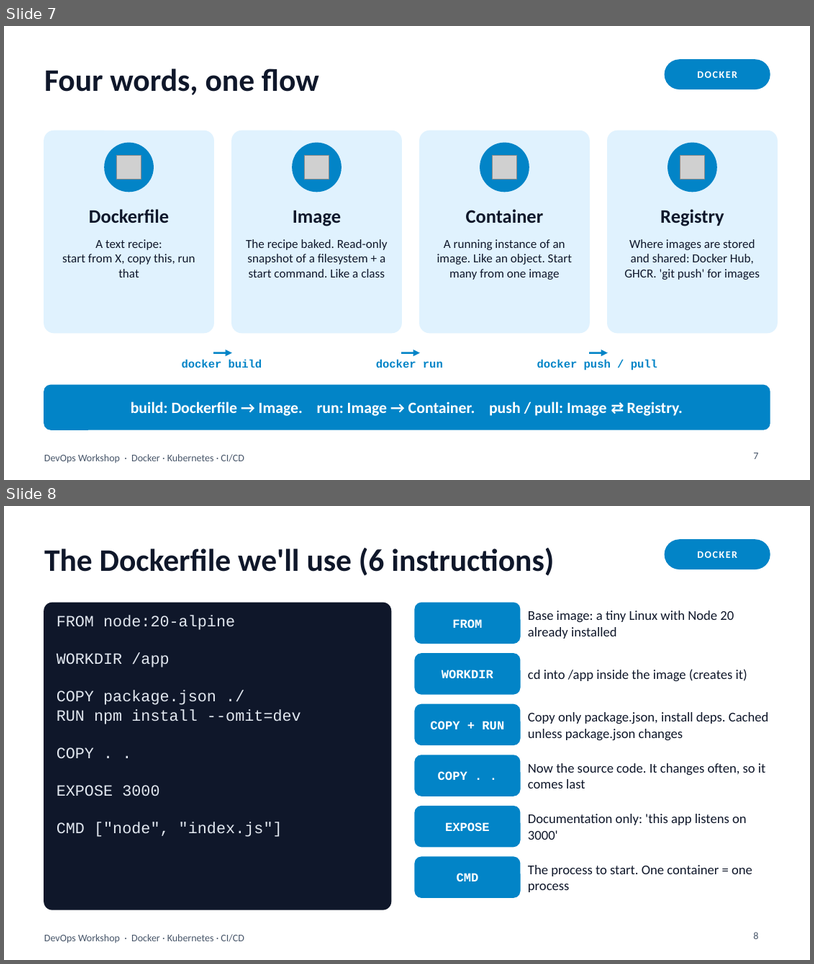
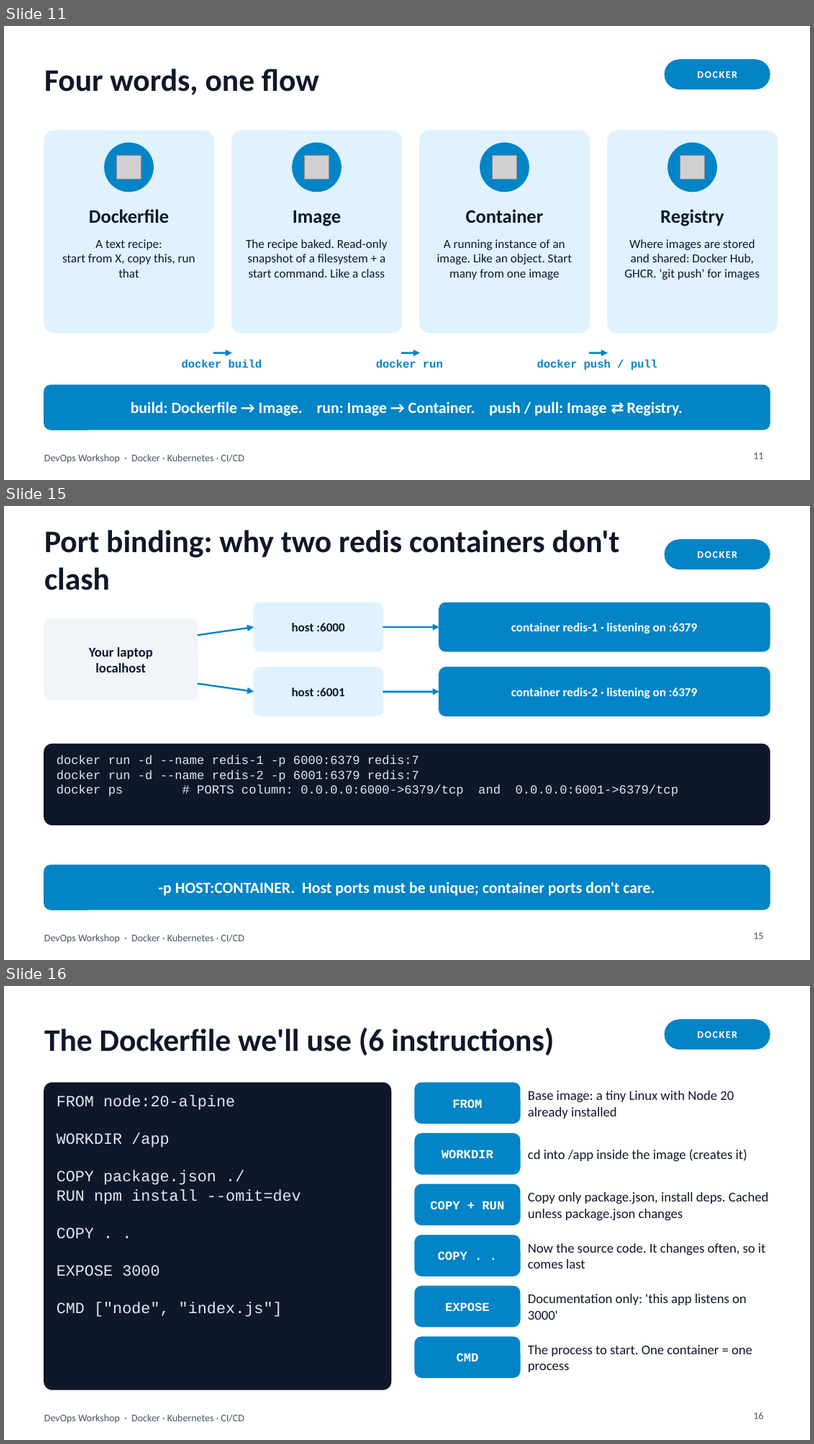
Before and after one commit to Atomiicradius/devops-session-10-26, a slide deck: slides/devops-workshop.pptx. Shown one above the other, each under a label of ours: slides 7 and 8 before the commit, slides 11, 15 and 16 after it; the slides between them are not shown. The pictures are 814x964 and 814x1444 pixels, drawn with LibreOffice and Linux fonts; fonts in the diff are those of the drawing; grey boxes stand for pictures. Boxes give left, top, right and bottom in pixels: in the first picture for what was removed or moved away, otherwise in the second. Text is boxed around its words. In the diff, an @@ line names an element or a change of style, - is before the commit and + after.

```diff
--- a/slides/devops-workshop.pptx
+++ b/slides/devops-workshop.pptx
@@ slide 15 added at <box>4,506,810,960</box>, background #FFFFFF; not listed: 1 template element that a slide beside it also shows @@
@@ title added at <box>44,530,620,590</box>, 28 pt, text #0F172A, bold @@
+Port binding: why two redis containers don't clash
@@ rounded rectangle added at <box>665,540,770,569</box>, fill #0284C7, outline #0284C7 1 pt @@
@@ text added at <box>697,551,738,558</box>, 9 pt, text #FFFFFF, bold @@
+DOCKER
@@ rounded rectangle added at <box>254,602,383,651</box>, fill #E0F2FE, outline #E0F2FE 1 pt @@
@@ rounded rectangle added at <box>440,602,770,651</box>, fill #0284C7, outline #0284C7 1 pt @@
@@ rounded rectangle added at <box>44,619,198,700</box>, fill #F1F5F9, outline #F1F5F9 1 pt @@
@@ arrow added from (198, 635) to (254, 627), #0284C7 1.5 pt @@
@@ text added at <box>292,623,345,631</box>, 11 pt, text #0F172A, bold @@
+host :6000
@@ arrow added from (383, 627) to (440, 627), #0284C7 1.5 pt @@
@@ text added at <box>512,623,697,633</box>, 11 pt, text #FFFFFF, bold @@
+container redis-1 · listening on :6379
@@ text added at <box>89,647,153,672</box>, 12 pt, text #0F172A, bold @@
+Your laptop
+localhost
@@ rounded rectangle added at <box>254,667,383,716</box>, fill #E0F2FE, outline #E0F2FE 1 pt @@
@@ rounded rectangle added at <box>440,667,770,716</box>, fill #0284C7, outline #0284C7 1 pt @@
@@ arrow added from (198, 683) to (254, 692), #0284C7 1.5 pt @@
@@ text added at <box>292,687,345,696</box>, 11 pt, text #0F172A, bold @@
+host :6001
@@ arrow added from (383, 692) to (440, 692), #0284C7 1.5 pt @@
@@ text added at <box>512,687,697,698</box>, 11 pt, text #FFFFFF, bold @@
+container redis-2 · listening on :6379
@@ rounded rectangle added at <box>44,744,770,824</box>, fill #0F172A, outline #0F172A 1 pt @@
@@ text added at <box>57,754,679,796</box>, 11 pt, text #E2E8F0 @@
+docker run -d --name redis-1 -p 6000:6379 redis:7
+docker run -d --name redis-2 -p 6001:6379 redis:7
+docker ps # PORTS column: 0.0.0.0:6000->6379/tcp and 0.0.0.0:6001->6379/tcp
@@ rounded rectangle added at <box>44,865,770,909</box>, fill #0284C7, outline #0284C7 1 pt @@
@@ text added at <box>159,881,655,896</box>, 14 pt, text #FFFFFF, bold @@
+-p HOST:CONTAINER. Host ports must be unique; container ports don't care.
@@ page number added at <box>754,932,764,939</box>, 9 pt, text #475569 @@
+15
@@ what was slide 7 is now slide 11 @@
@@ page number at <box>754,452,764,459</box>: text changed @@
-7
+11
@@ what was slide 8 is now slide 16 @@
@@ page number at <box>754,1412,764,1419</box>: text changed @@
-8
+16
```
Also in this commit, not shown: 7 slides changed, 8 other slides added, 1 slide removed, 2 other files.
